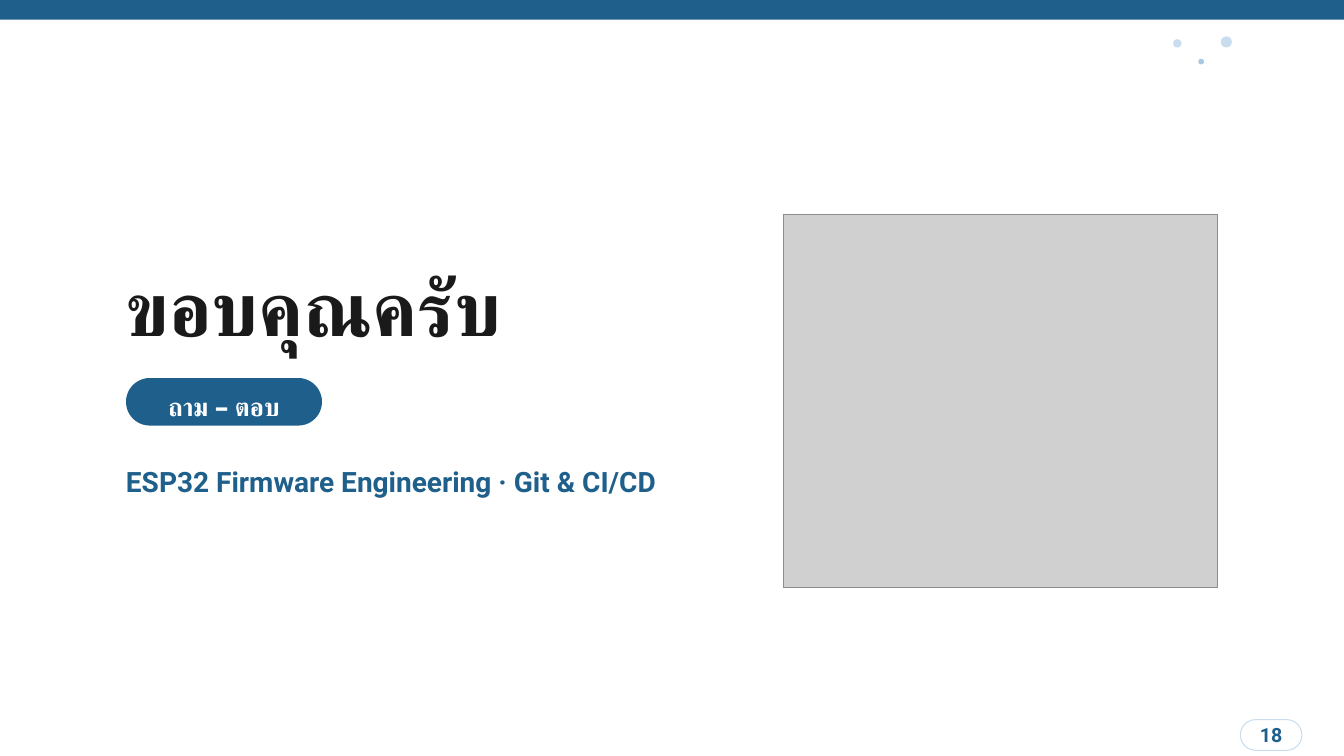
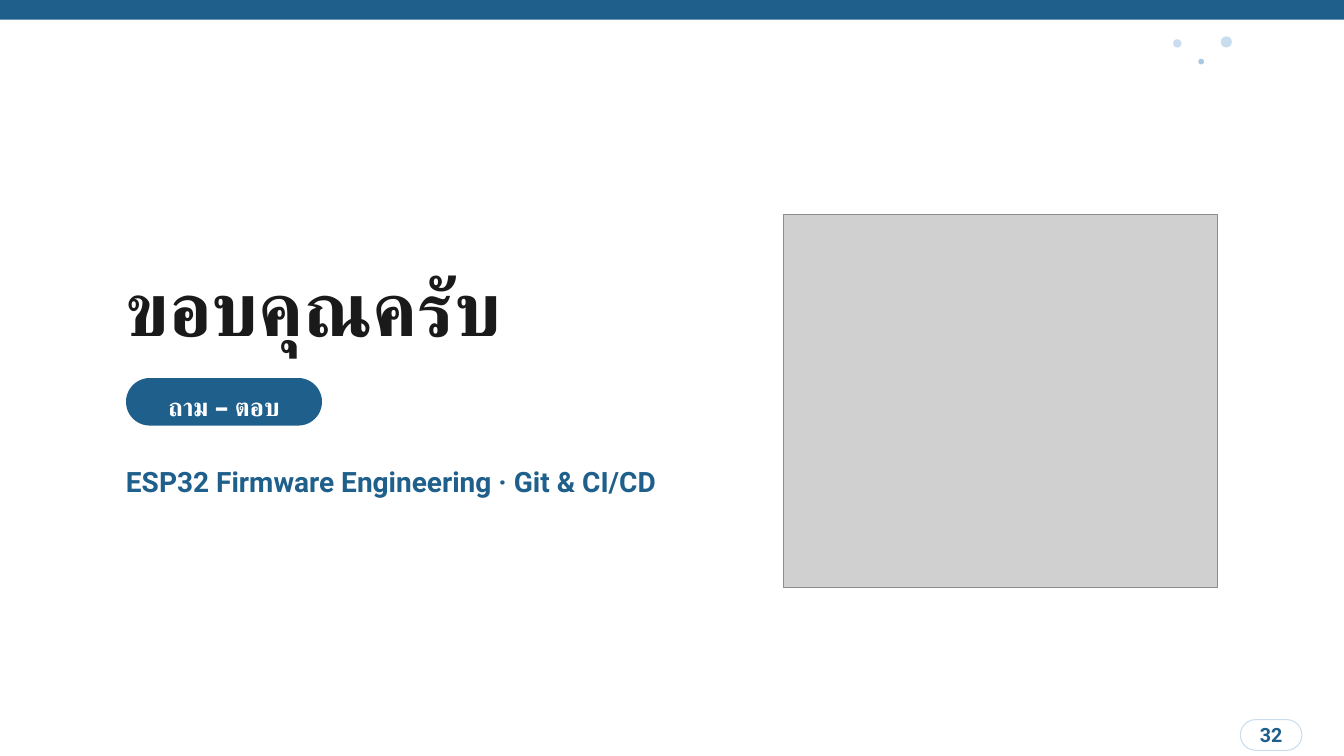
Before and after one commit to FreshmanMentor/git-practice, a slide deck: slide 32 of presentation/ESP32_Git_CICD_Workshop.pptx (slide 18 before the commit). Drawn at 1344x756 pixels with LibreOffice and Linux fonts; fonts in the diff are those of the drawing; grey boxes stand for pictures. Boxes give left, top, right and bottom in pixels: in the first picture for what was removed or moved away, otherwise in the second. Text is boxed around its words. In the diff, an @@ line names an element or a change of style, - is before the commit and + after.

```diff
--- a/presentation/ESP32_Git_CICD_Workshop.pptx
+++ b/presentation/ESP32_Git_CICD_Workshop.pptx
@@ text at [1260,728,1282,742]: text changed @@
-18
+32
```
Also in this commit, not shown: 3 other slides changed, 28 slides added, 14 slides removed, 26 other files.
